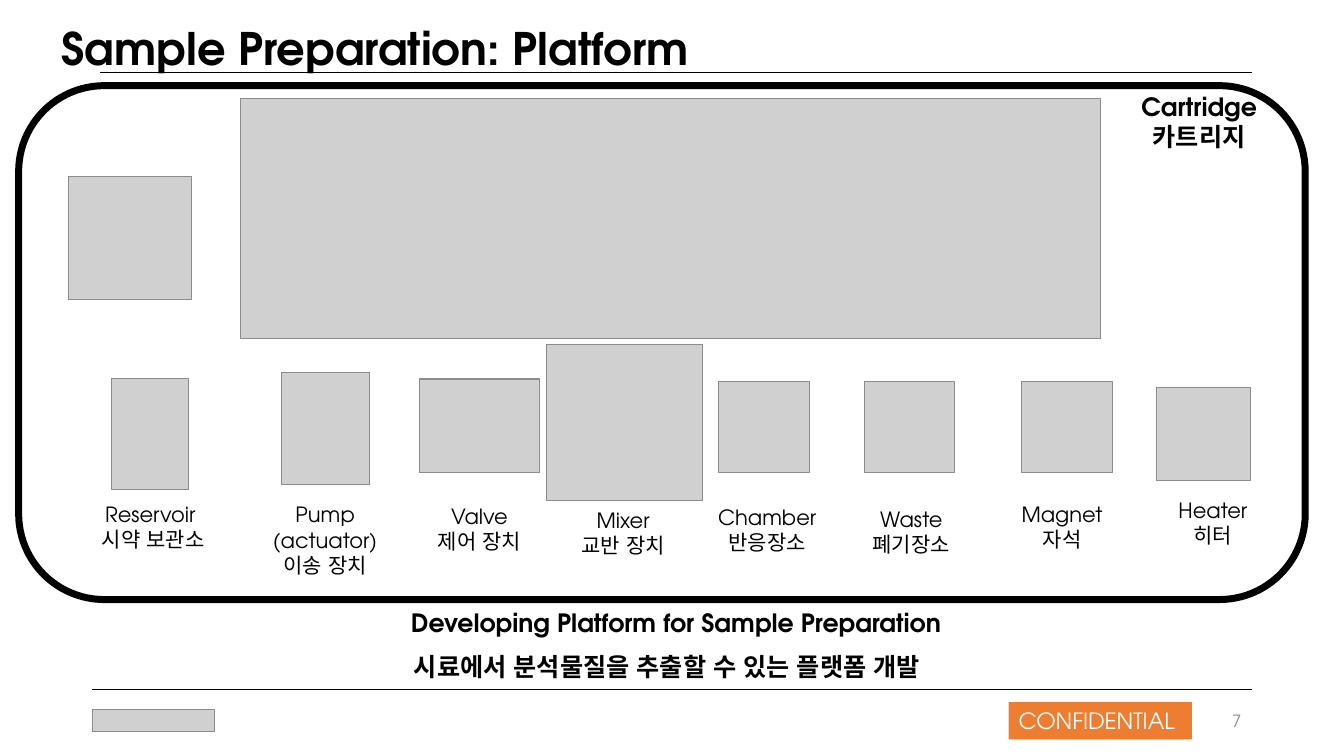
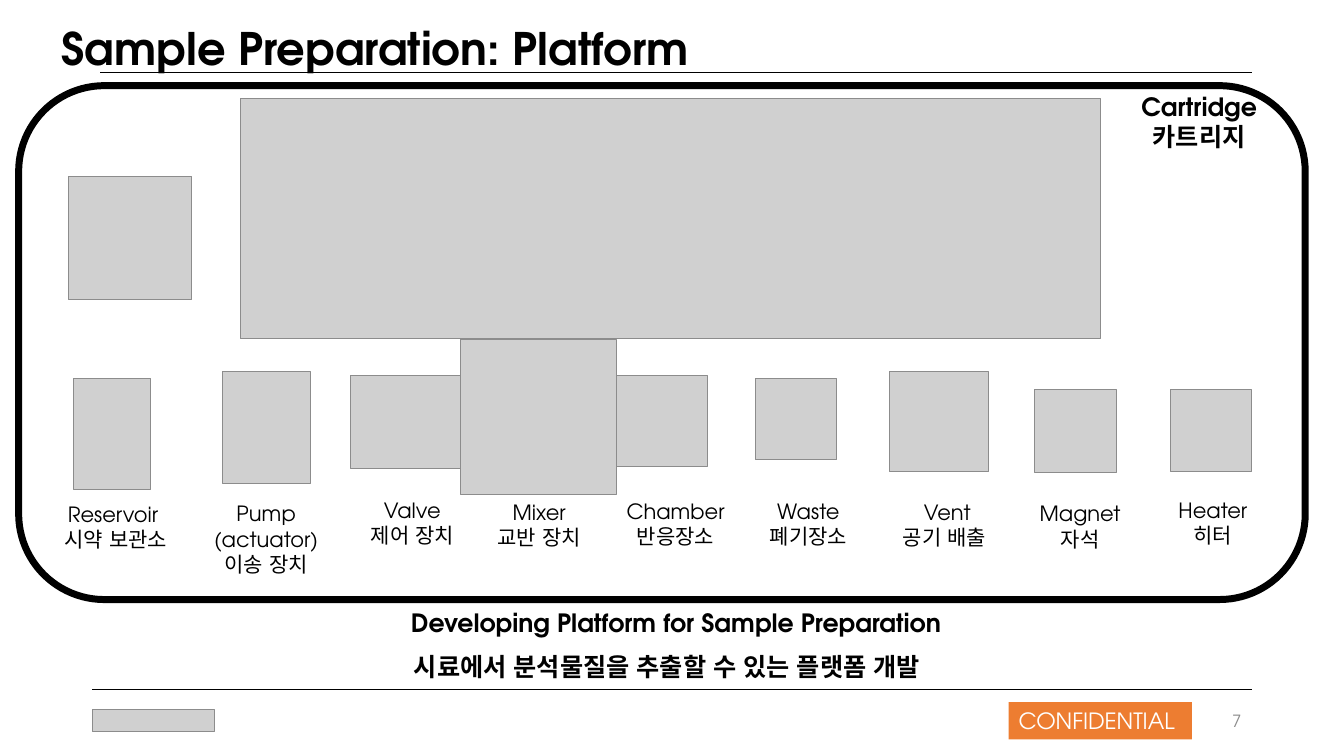
Before and after one commit to nansmile/Company-Work, a slide deck: slide 7 of Work/올인원팀 발표자료_181021.pptx. Drawn at 1344x756 pixels with LibreOffice and Linux fonts; fonts in the diff are those of the drawing; grey boxes stand for pictures. Boxes give left, top, right and bottom in pixels: in the first picture for what was removed or moved away, otherwise in the second. Text is boxed around its words. In the diff, an @@ line names an element or a change of style, - is before the commit and + after.

Commit message:
modify picture

```diff
--- a/Work/올인원팀 발표자료_181021.pptx
+++ b/Work/올인원팀 발표자료_181021.pptx
@@ picture: place and size @@
-picture at bbox=[546, 345, 702, 500]
+picture at bbox=[461, 340, 616, 495]
@@ picture: place and size @@
-picture at bbox=[111, 378, 188, 490]
+picture at bbox=[74, 378, 150, 490]
@@ picture: place and size @@
-picture at bbox=[281, 373, 369, 485]
+picture at bbox=[222, 372, 310, 484]
@@ picture: place and size @@
-picture at bbox=[419, 379, 539, 473]
+picture at bbox=[351, 375, 471, 469]
@@ picture: place and size @@
-picture at bbox=[719, 382, 810, 473]
+picture at bbox=[617, 375, 708, 466]
@@ picture: place and size @@
-picture at bbox=[864, 381, 955, 472]
+picture at bbox=[755, 378, 837, 460]
@@ picture added at bbox=[889, 372, 989, 472] @@
@@ picture: place and size @@
-picture at bbox=[1021, 382, 1112, 473]
+picture at bbox=[1035, 390, 1118, 473]
@@ picture: place and size @@
-picture at bbox=[1156, 387, 1250, 481]
+picture at bbox=[1171, 390, 1252, 472]
@@ text "Reservoir": place and size @@
-text "Reservoir" at bbox=[102, 506, 204, 549]
+text "Reservoir" at bbox=[65, 506, 167, 549]
@@ text "Pump (actuator)": place and size @@
-text "Pump (actuator)" at bbox=[273, 506, 377, 575]
+text "Pump (actuator)" at bbox=[214, 505, 318, 574]
@@ text "Valve": place and size @@
-text "Valve" at bbox=[438, 508, 521, 551]
+text "Valve" at bbox=[371, 502, 454, 545]
@@ text "Mixer": place and size @@
-text "Mixer" at bbox=[582, 512, 665, 555]
+text "Mixer" at bbox=[498, 504, 581, 547]
@@ text "Chamber": place and size @@
-text "Chamber" at bbox=[718, 509, 816, 552]
+text "Chamber" at bbox=[627, 503, 725, 546]
@@ text "Waste": place and size @@
-text "Waste" at bbox=[873, 511, 950, 554]
+text "Waste" at bbox=[770, 503, 847, 546]
@@ text added at bbox=[903, 504, 986, 547], 15 pt, text #000000 @@
+Vent
+공기 배출
@@ text "Magnet": place and size @@
-text "Magnet" at bbox=[1022, 506, 1103, 549]
+text "Magnet" at bbox=[1040, 505, 1121, 549]
```
Also in this commit, not shown: 2 other slides changed.
